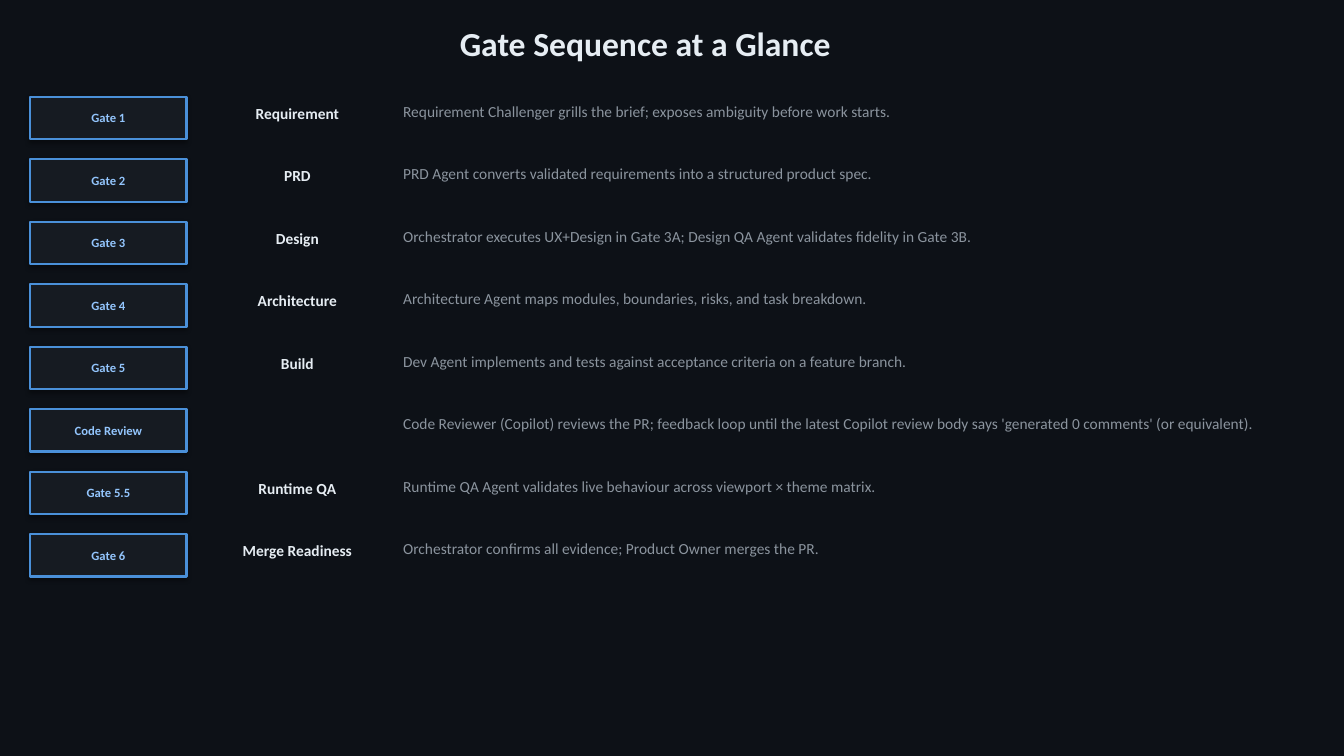
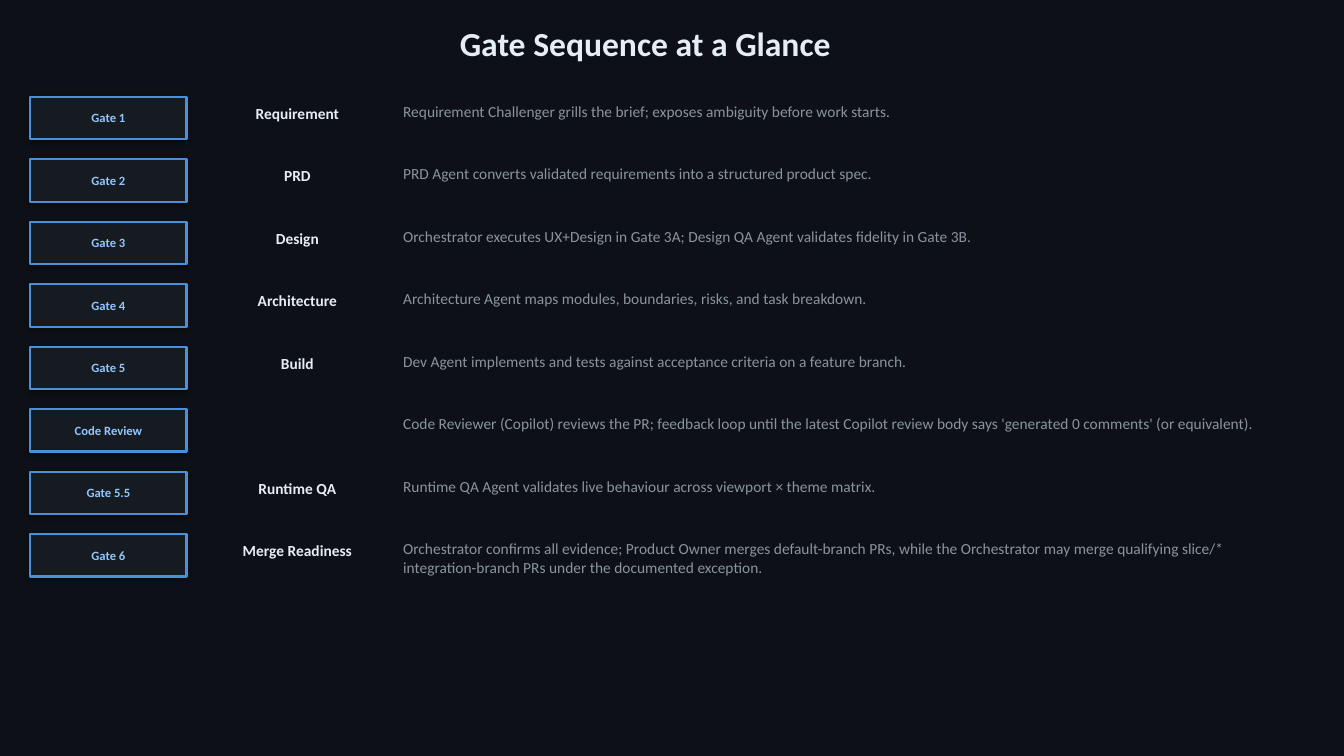
Before and after one commit to nishantnaagnihotri/tark-vitark, a slide deck: slide 3 of docs/agentic-workflow.pptx. Drawn at 1344x756 pixels with LibreOffice and Linux fonts; fonts in the diff are those of the drawing. Boxes give left, top, right and bottom in pixels: in the first picture for what was removed or moved away, otherwise in the second. Text is boxed around its words. In the diff, an @@ line names an element or a change of style, - is before the commit and + after.

Commit message:
docs: align merge policy wording

```diff
--- a/docs/agentic-workflow.pptx
+++ b/docs/agentic-workflow.pptx
@@ text at [403, 543, 1223, 576]: text changed @@
-Orchestrator confirms all evidence; Product Owner merges the PR.
+Orchestrator confirms all evidence; Product Owner merges default-branch PRs, while the Orchestrator may merge qualifying slice/* integration-branch PRs under the documented exception.
```
Also in this commit, not shown: 1 other slide changed, 4 other files.
